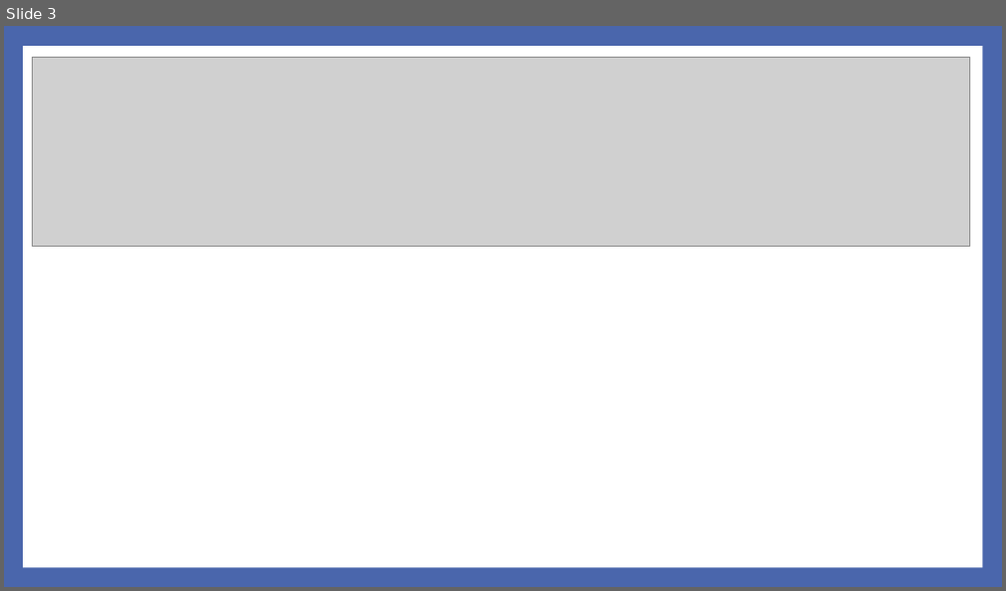
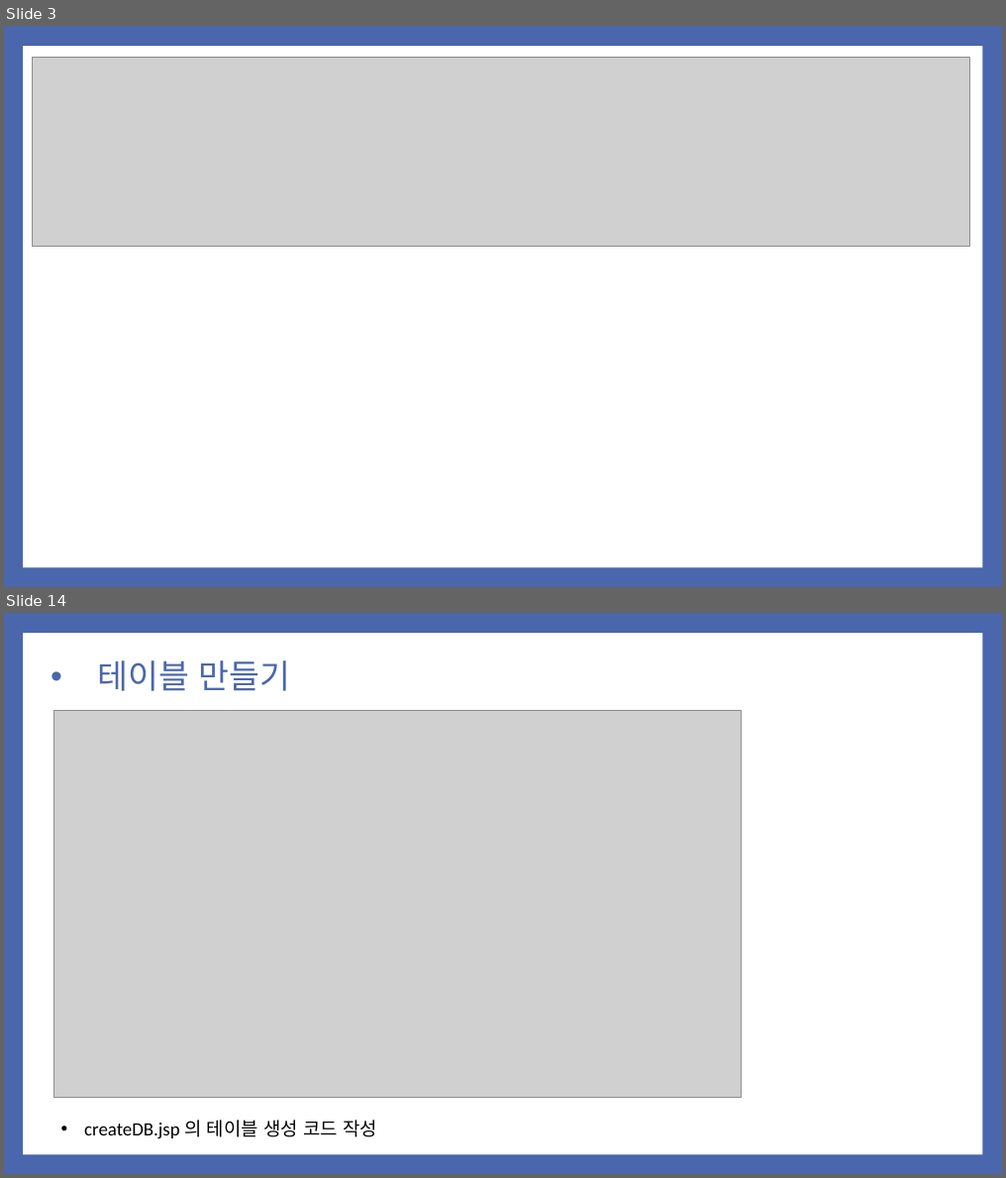
Before and after one commit to noheul1030/KOPO-HTML, a slide deck: 과제PPT/기업업무 4강 JSP_DB연동.pptx. Shown one above the other, each under a label of ours: slide 3 before the commit, slides 3 and 14 after it; the slides between them are not shown. The pictures are 1006x591 and 1006x1178 pixels, drawn with LibreOffice and Linux fonts; fonts in the diff are those of the drawing; grey boxes stand for pictures. Boxes give left, top, right and bottom in pixels: in the first picture for what was removed or moved away, otherwise in the second. Text is boxed around its words. In the diff, an @@ line names an element or a change of style, - is before the commit and + after.

```diff
--- a/과제PPT/기업업무 4강 JSP_DB연동.pptx
+++ b/과제PPT/기업업무 4강 JSP_DB연동.pptx
@@ slide 14 added at (x1=4, y1=613, x2=1002, y2=1174), background #4A66AC; not listed: 1 template element that a slide beside it also shows @@
@@ title added at (x1=97, y1=661, x2=291, y2=691), 32 pt, text #4A66AC @@
+• 테이블 만들기
@@ picture added at (x1=54, y1=710, x2=741, y2=1097) @@
@@ text added at (x1=84, y1=1120, x2=377, y2=1140), 18 pt, text #000000 @@
+• createDB.jsp 의 테이블 생성 코드 작성
```
Also in this commit, not shown: 19 other slides added, 12 slides removed.
